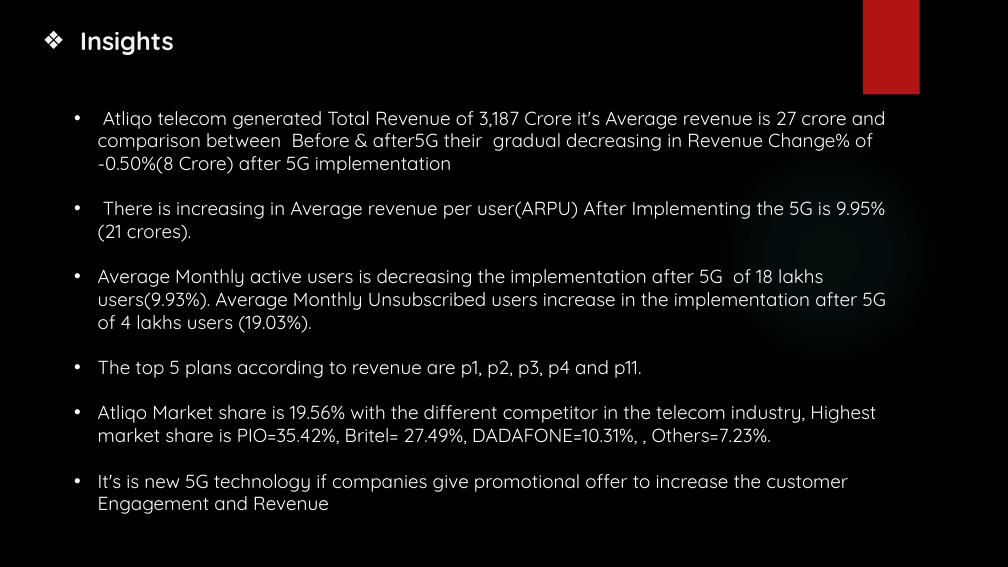
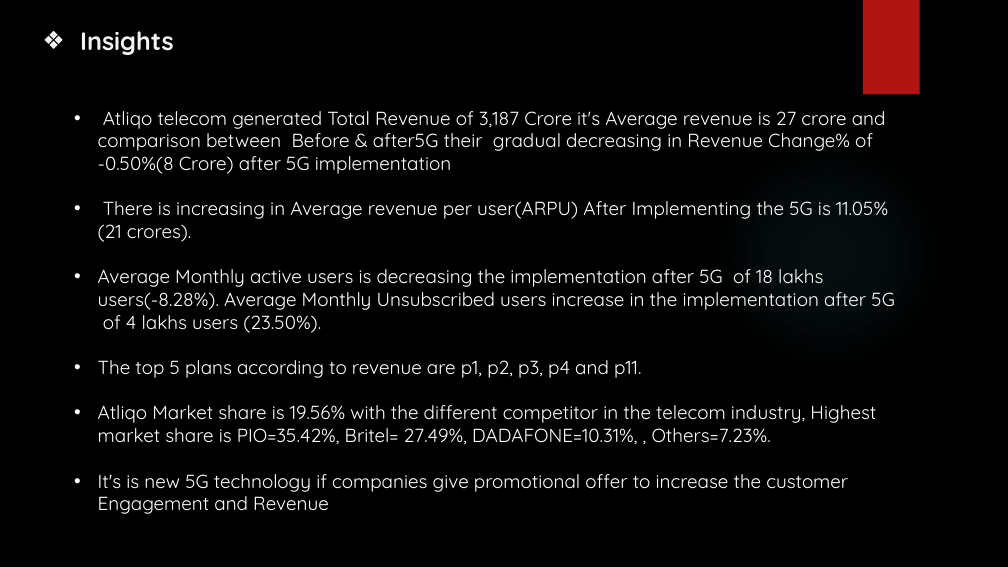
Before and after one commit to rajeshkumar1312/Telecom-Analysis-Comparison-Report, a slide deck: slide 12 of Dashboard/Telecom -Atliq -codebasics-Presentation.pptx. Drawn at 1008x567 pixels with LibreOffice and Linux fonts; fonts in the diff are those of the drawing; background and template pictures are left out. Boxes give left, top, right and bottom in pixels: in the first picture for what was removed or moved away, otherwise in the second. Text is boxed around its words. In the diff, an @@ line names an element or a change of style, - is before the commit and + after.

```diff
--- a/Dashboard/Telecom -Atliq -codebasics-Presentation.pptx
+++ b/Dashboard/Telecom -Atliq -codebasics-Presentation.pptx
@@ text at (98,201,894,333): text changed @@
-• There is increasing in Average revenue per user(ARPU) After Implementing the 5G is 9.95% (21 crores).
-• Average Monthly active users is decreasing the implementation after 5G of 18 lakhs users(9.93%). Average Monthly Unsubscribed users increase in the implementation after 5G of 4 lakhs users (19.03%).
+• There is increasing in Average revenue per user(ARPU) After Implementing the 5G is 11.05% (21 crores).
+• Average Monthly active users is decreasing the implementation after 5G of 18 lakhs users(-8.28%). Average Monthly Unsubscribed users increase in the implementation after 5G of 4 lakhs users (23.50%).
```
Also in this commit, not shown: 1 other slide changed, 2 other files.
